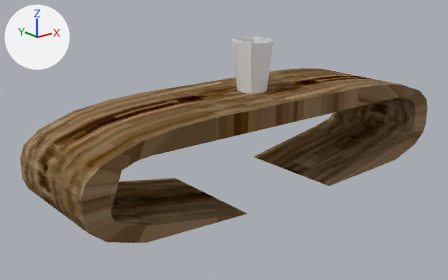
What one commit did to the Blender file Assets/Offline/Models/Coffee Table/table_godot.blend.
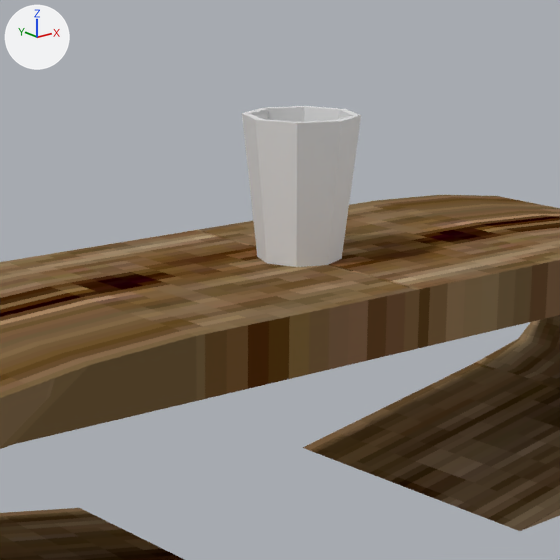
There are two pictures of each version: one whole from a 50 mm lens placed at (-13.43, -15.29, 6.28), pointed at (-0.9, 0.37, 0.01), one close up on the part from 33% to 77% of the width and 0% to 70% of the height. The axes (+X, +Y, +Z) are drawn at upper left. The lights are the same throughout.

In view in the first close-up: 'Glass', 'Table'.
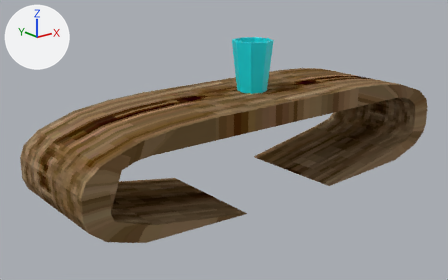
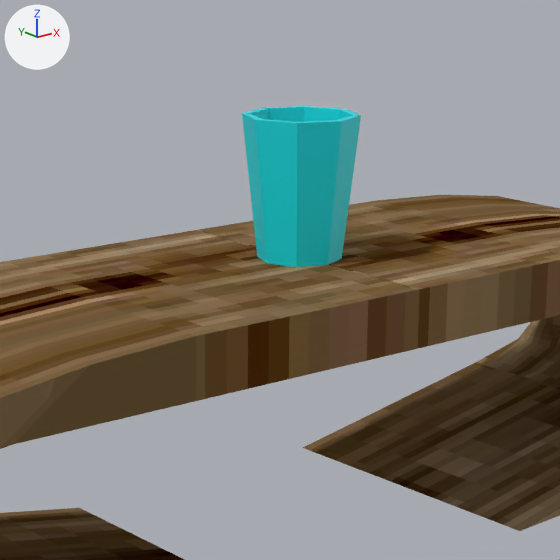
Boxes [x1, y1, x2, y2] around the edits, measured in the close-ups (560 x 560 px):
'Glass', recoloured (grey to cyan): [242, 106, 361, 267] in both

Edits to the bpy script that builds the scene:
```text
Add mat_light_blue:
    mat_light_blue = principled_material('light blue')
    mat_light_blue.base_color = (0.000563, 0.742, 0.801)  # cyan #02e0e7
Change me_cylinder:
    where me_cylinder.from_pydata(...)  # 32 vertices, 26 faces; spans x -0.68..0.68, y -0.68..0.68, z -0.81..0.9
    add me_cylinder.materials.append(mat_light_blue)  # cyan #02e0e7
```
